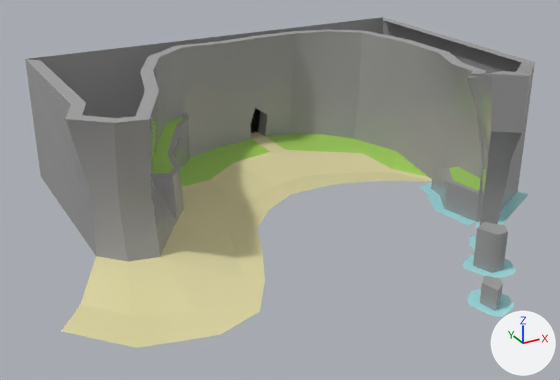
A saved change to the FBX model SM_BeachScene.fbx.
One viewpoint serves both versions: a camera (50 mm lens) standing at (-66.1, -112.1, 55.2) and looking at (-13.8, -16.9, 7.6). Lighting does not change. The marker at lower right points along +X, +Y and +Z. The first picture is the older version. Where no turn or scale is listed for an object, it has been applied to the vertices. Vertices at exactly the same position are counted once.

Objects in the first picture: 'Cliffs', 'Rocks', 'RocksWater', 'Sand' and 1 more.
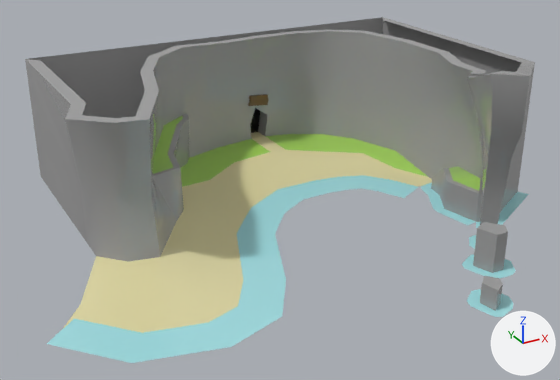
Commit message: [Josh] Added waves to beach

Location of each change, (x1, y1, x2, y2) in pixels of the pictures (560 x 380 px):
```json
{"object": "Waves2", "change": "added", "after": [47, 182, 411, 363]}
{"object": "Waves1", "change": "added", "after": [61, 175, 418, 347]}
{"object": "Box002", "change": "added", "after": [248, 94, 268, 106]}
{"part": 1, "of": "me_mesh_001", "change": "built on", "before": [118, 92, 177, 261], "after": [118, 92, 177, 261]}
```

The change, as JSON lines over the scene's bpy script:
```json
{"op": "add", "block": "mat_09___default", "code": ["mat_09___default = principled_material('09 - Default')", "mat_09___default.base_color = (0.173, 0.0996, 0.0254)  # brown #73592c", "mat_09___default.roughness = 0.0"]}
{"block": "me_mesh_001", "where": "# used by ob_cliffs; location = (0.0, 0.0, 0.0)"}
{"op": "remove", "block": "me_mesh_001", "code": "me_mesh_001.from_pydata(...)  # 104 vertices, 153 faces; spans x -44.2..31.0, y -41.6..20.0, z -0.1..28.2"}
{"op": "add", "block": "me_mesh_001", "code": "me_mesh_001.from_pydata(...)  # 109 vertices, 159 faces; spans x -44.2..31.0, y -41.6..20.0, z -0.1..28.2"}
{"block": "me_mesh_001", "change": "me_mesh_001 part 1"}
{"block": "me_mesh_001", "change": "6 faces are deleted"}
{"block": "me_mesh_001", "change": "5 vertices are added at (-32.3, -15.8, 2.0), (-36.1, -17.9, 2.0), (-32.1, -11.4, 10.1), (-31.8, -14.1, 23.2), (-29.9, -12.2, 2.0)"}
{"block": "me_mesh_001", "change": "12 new faces join them, mat_02___default (grey #a1a1a1)"}
{"block": "me_mesh_001", "change": "other edits to the shape of me_mesh_001 do not show in these pictures"}
{"op": "add", "block": "me_mesh_006", "code": ["me_mesh_006 = bpy.data.meshes.new('Mesh.006')", "me_mesh_006.from_pydata(...)  # 32 vertices, 15 faces; spans x -50.6..17.1, y -37.3..-1.0, z -0.1..0.0", "me_mesh_006.materials.append(mat_08___default)  # cyan #a3e1e5"]}
{"op": "add", "block": "me_mesh_005", "code": ["me_mesh_005 = bpy.data.meshes.new('Mesh.005')", "me_mesh_005.from_pydata(...)  # 28 vertices, 20 faces; spans x -2.17..2.08, y 16.4..17.0, z 9.6..11.92", "me_mesh_005.materials.append(mat_09___default)  # brown #73592c"]}
{"op": "add", "block": "me_mesh_007", "code": ["me_mesh_007 = bpy.data.meshes.new('Mesh.007')", "me_mesh_007.from_pydata(...)  # 32 vertices, 15 faces; spans x -52.8..14.4, y -40.3..-3.9, z 0.0", "me_mesh_007.materials.append(mat_08___default)  # cyan #a3e1e5"]}
{"op": "add", "block": "ob_waves1", "code": ["ob_waves1 = bpy.data.objects.new('Waves1', me_mesh_006)", "ob_waves1.location = (0.0, 0.0, 0.0)"]}
{"op": "add", "block": "ob_box002", "code": ["ob_box002 = bpy.data.objects.new('Box002', me_mesh_005)", "ob_box002.location = (0.0, 0.0, 0.0)"]}
{"op": "add", "block": "ob_waves2", "code": ["ob_waves2 = bpy.data.objects.new('Waves2', me_mesh_007)", "ob_waves2.location = (0.0, 0.0, 0.0)"]}
```
